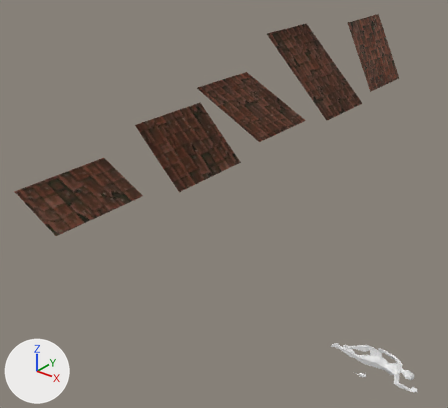
What one commit did to the Blender file Blender/City_Assets.blend.
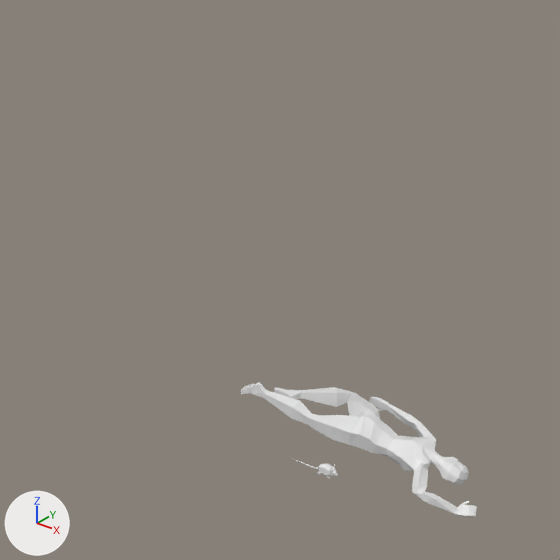
Each version is shown whole from a camera (50 mm lens) standing at (3.87, -9.23, 8.47) and looking at (-9.24, 7.15, -1.68), then close up on the part from 54% to 100% of the width and 50% to 100% of the height. The lights are fixed; the arrows at lower left show +X, +Y and +Z.

The first close-up shows 'Dead Body', 'Rat'.
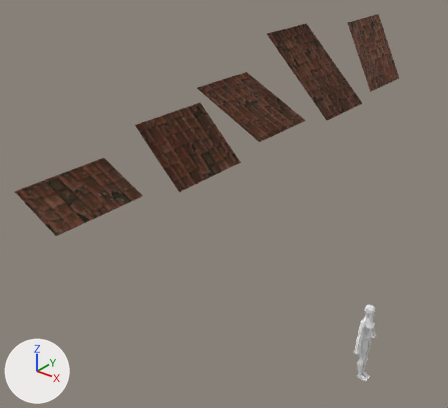
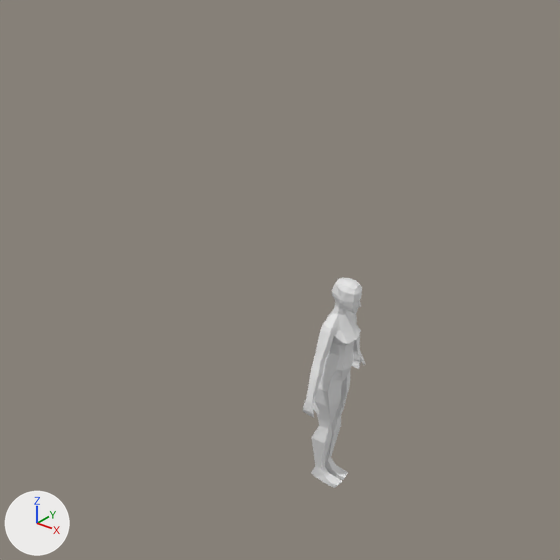
Pixel boxes [x1, y1, x2, y2] of what changed, in the close-ups (560 x 560 px):
'Dead Body', hidden: before [240, 382, 477, 517]
'Body', shown: after [303, 277, 365, 488]
'Cube', added: after [311, 391, 348, 488]
'Rat', hidden: before [294, 459, 338, 479]

The change in detail:
Mesh me_cube_073 is new.
It has 42 vertices, 41 faces and spans x -0.119..0.129, y 0.013..0.166, z -0.25..0.484.
Object 'Body' (ob_body) is now shown.
Object 'Rat' (ob_rat) is now hidden.
Object 'Dead Body' (ob_dead_body) is now hidden.
Object 'Cube' (ob_cube) is new; it shows me_cube_073.
Its location is (0.0, 0.0, 0.25).
It gains a MIRROR modifier named 'Mirror'.
Modifier setting: use_axis = (False, True, False).
